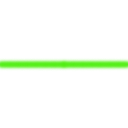
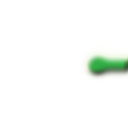
The second w=128, h=128 image is a revision of the first. Changes to its layers:
showed "2", painted on it over 75, 45, 128, 81
hid "10" over 0, 57, 128, 72
